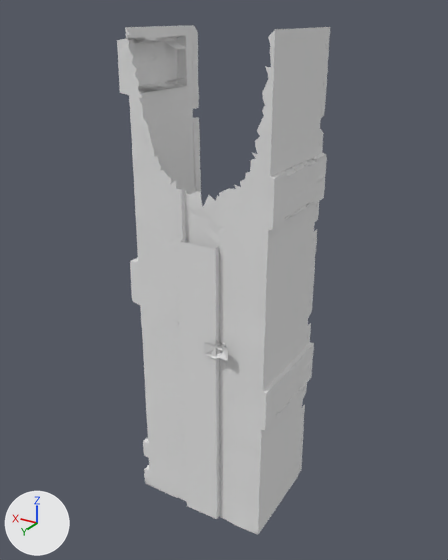
The OBJ model Assets/Global/Models/Sections/Corredor_1_TX_no_ceiling.obj, before and after one commit.
Before and after are seen from a camera (50 mm lens) standing at (-4.93, 7.06, -1.98) and looking at (-0.11, -0.98, -6.0). Lighting does not change. The marker at lower left points along +X, +Y and +Z. Where no turn or scale is listed for an object, it has been applied to the vertices. Vertices at the same position are counted once.

The older version as bpy lines, for what is in view:
```python
me_corredor_1_tx_no_ceiling = bpy.data.meshes.new('Corredor_1_TX_no_ceiling')
me_corredor_1_tx_no_ceiling.from_pydata(...)  # 6628 vertices, 12698 faces; spans x -1.4..1.12, y -1.94..0.07, z -10.09..-2.16
me_corredor_1_tx_no_ceiling.materials.append(mat_corredor_1_tx_material_u1_v1)  # white #e7e7e7
ob_corredor_1_tx_no_ceiling = bpy.data.objects.new('Corredor_1_TX_no_ceiling', me_corredor_1_tx_no_ceiling)
ob_corredor_1_tx_no_ceiling.location = (0.0, 0.0, 0.0)
```
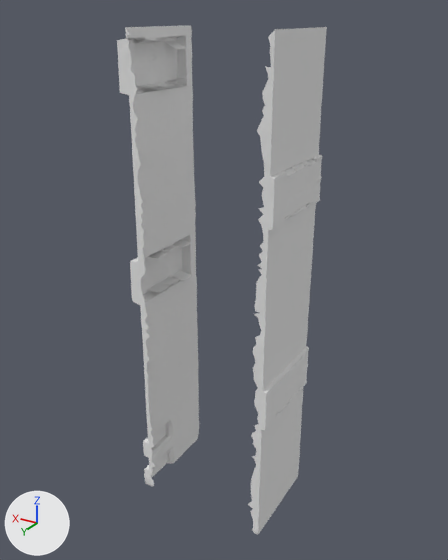
The change, as a list of edits to the scene's bpy script:
```text
Change me_corredor_1_tx_no_ceiling:
    used by ob_corredor_1_tx_no_ceiling; location = (0.0, 0.0, 0.0)
    remove me_corredor_1_tx_no_ceiling.from_pydata(...)  # 6628 vertices, 12698 faces; spans x -1.4..1.12, y -1.94..0.07, z -10.09..-2.16
    add me_corredor_1_tx_no_ceiling.from_pydata(...)  # 4542 vertices, 8501 faces; spans x -1.4..1.12, y -1.78..-0.03, z -10.09..-2.16
    me_corredor_1_tx_no_ceiling part 1: the loose piece of 25 vertices spanning x -0.57..0.06, y -0.17..0.03, z -10.04..-5.06 is deleted
    me_corredor_1_tx_no_ceiling part 2: 1706 vertices removed from x -1.19..0.84, y -0.18..0.07, z -10.08..-2.53
    me_corredor_1_tx_no_ceiling part 3: 1 vertex moved within x -1.3, y -1.73, z -8.07; 259 vertices removed from x -1.38..-1.28, y -1.94..-1.69, z -10.07..-2.16; 20 vertices added at x -1.38..-1.3, y -1.78..-1.72, z -9.36..-3.56
    me_corredor_1_tx_no_ceiling part 4: 116 vertices removed from x 0.92..0.95, y -1.93..-1.74, z -6.66..-2.16
```

Location of each change, [x1, y1, x2, y2] in pixels of the pictures (448 x 560 px):
'Corredor_1_TX_no_ceiling', reshaped
    before: [117, 25, 330, 534]
    after: [117, 25, 327, 534]
part 1 of me_corredor_1_tx_no_ceiling, deleted
    before: [179, 238, 220, 519]
part 2 of me_corredor_1_tx_no_ceiling, deleted
    before: [131, 54, 264, 533]
part 3 of me_corredor_1_tx_no_ceiling, cut back
    before: [298, 27, 330, 474]
    after: [299, 119, 322, 450]
part 4 of me_corredor_1_tx_no_ceiling, deleted
    before: [191, 25, 201, 193]
